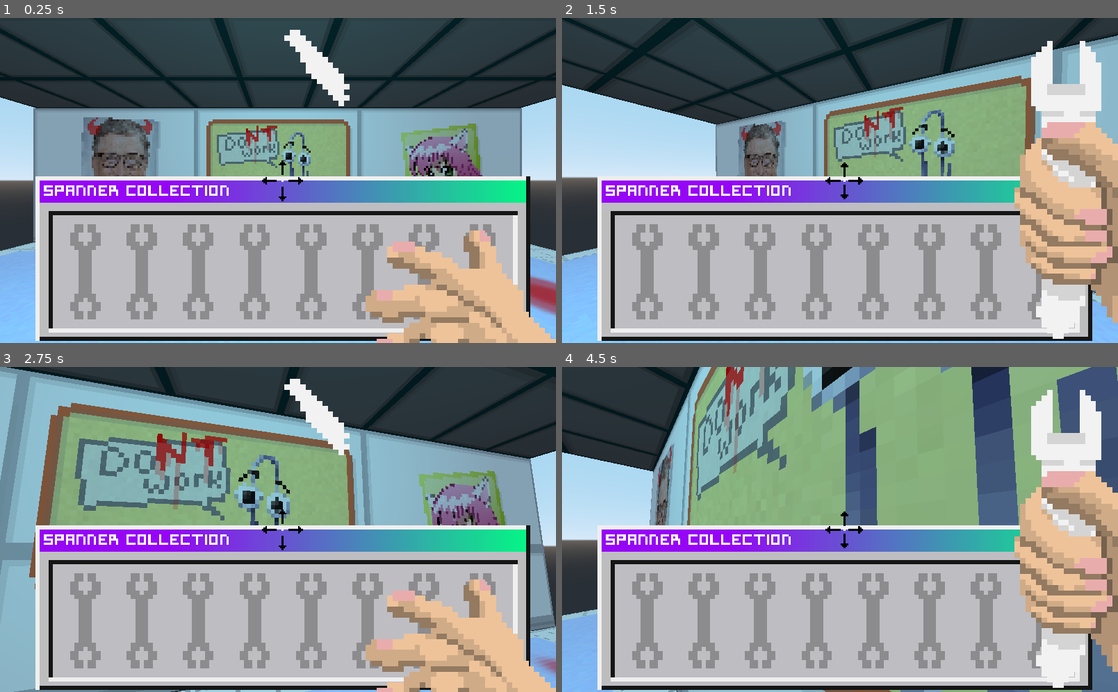
Above: before the commit, frames 1-4 (two rows, left to right).
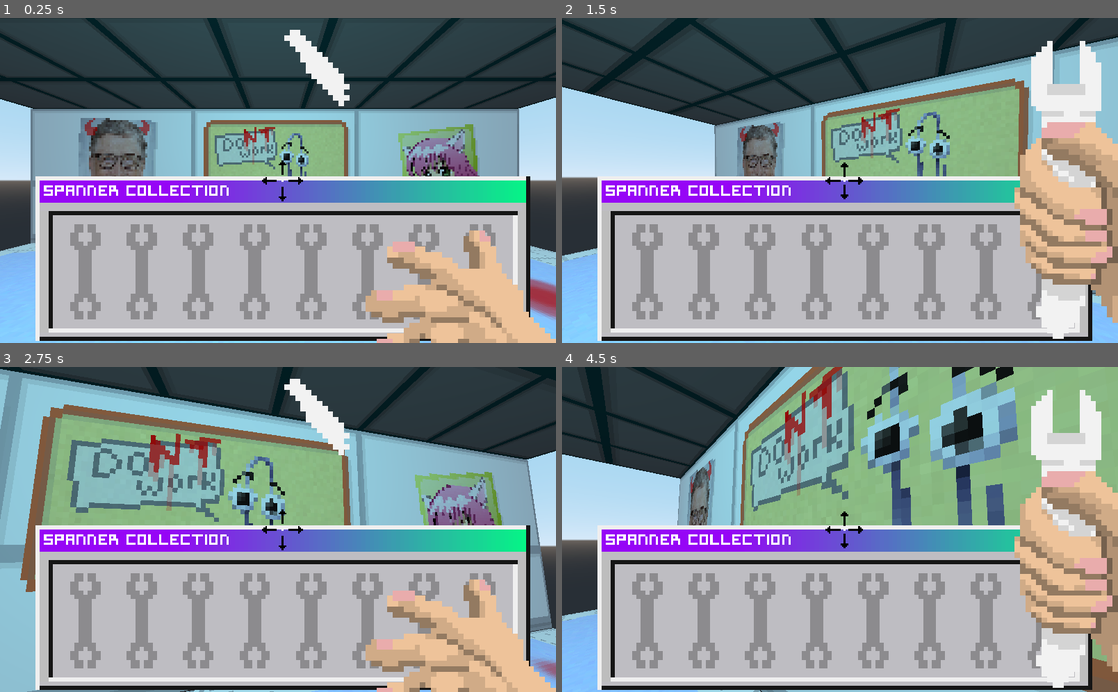
Above: after the commit, the same moments.

Repository: smilo7/fixing_windows_GGJ
Game: Godot game, scene res://World.tscn
Same seed, same stepped clock (60 frames per second), same inputs: the game is played once before the commit and once after it.
Inputs (mouse positions are in pixels of both pictures, inside the frame that each line leads up to):
- Up to frame 1 (0.25 s): no input
- Up to frame 2 (1.5 s): move the mouse to (867, 180) at 0.52 s; press the mouse at (867, 180) at 0.53 s; hold W (move_forwards) from 0.53 s (still down); tap Space (jump) at 0.77 s; move the mouse to (812, 180) at 1.27 s; release the mouse at (812, 180) at 1.28 s; tap Shift (sprint) at 1.35 s
- Up to frame 3 (2.75 s): keep holding W (move_forwards); tap Space (jump) at 1.52 s; move the mouse to (289, 523) at 2.02 s; press the mouse at (289, 523) at 2.03 s
- Up to frame 4 (4.5 s): keep holding W (move_forwards); move the mouse to (834, 536) at 2.77 s; release the mouse at (834, 536) at 2.78 s; tap Shift (sprint) at 2.85, 4.35 s; tap Space (jump) at 3.02, 3.77 s; move the mouse to (878, 532) at 3.52 s; press the mouse at (878, 532) at 3.53 s; move the mouse to (795, 526) at 4.27 s; release the mouse at (795, 526) at 4.28 s

The runs differ from the first frame. In frame 1, 8.1% of the frame differs, in the area x 0-100%, y 0-93%; in frame 2, 7.9%; in frame 3, 14%; in frame 4, 27%, in the area x 0-100%, y 0-100%.

Commit message:
yeah

Diff:
--- a/fixingWindows/Player.gd
+++ b/fixingWindows/Player.gd
@@ -18,7 +18,7 @@
 var rotate = 0
 var jump_time = 0
 var falling = false
-
+var view_x_pos = 0
 # Called when the node enters the scene tree for the first time.
 func _ready():
 	Input.set_mouse_mode(Input.MOUSE_MODE_CAPTURED) #get mouse in centre of screen and set to
@@ -30,7 +30,11 @@
 #for mouse movement
 func _input(event):
 	if event is InputEventMouseMotion:
-		rotation_degrees.x -= MOUSE_SENS * event.relative.y
+		if view_x_pos >= -10 and view_x_pos <= 10:
+			rotation_degrees.x -= MOUSE_SENS * event.relative.y
+			view_x_pos -= MOUSE_SENS * event.relative.y
+			print(view_x_pos)
+
 		rotation_degrees.y -= MOUSE_SENS * event.relative.x
 		rotate -= (MOUSE_SENS * event.relative.x) * 3.141593 / 180
 
--- a/fixingWindows/Player.tscn
+++ b/fixingWindows/Player.tscn
@@ -5,8 +5,8 @@
 [ext_resource path="res://Player.gd" type="Script" id=3]
 [ext_resource path="res://Sprites/spanner_count.png" type="Texture" id=4]
 
-[sub_resource type="CapsuleShape" id=1]
-height = 5.31432
+[sub_resource type="SphereShape" id=3]
+radius = 3.75185
 
 [sub_resource type="Animation" id=2]
 resource_name = "attack"
@@ -41,7 +41,7 @@
 
 [node name="player_collision" type="CollisionShape" parent="."]
 transform = Transform( 1, 0, 0, 0, -1.62921e-07, -1, 0, 1, -1.62921e-07, 0, 2.52049, 0 )
-shape = SubResource( 1 )
+shape = SubResource( 3 )
 
 [node name="RayCast" type="RayCast" parent="."]
 transform = Transform( 1, 0, 0, 0, 1, 0, 0, 0, 1, 0, 0.387993, 0 )
--- a/fixingWindows/World.tscn
+++ b/fixingWindows/World.tscn
@@ -70,9 +70,9 @@
 shape = SubResource( 8 )
 
 [node name="OmniLight" type="OmniLight" parent="."]
-transform = Transform( 0.999975, -0.00331606, 0.00619588, 0.00331612, 0.999995, 3.36317e-12, -0.00619585, 2.05463e-05, 0.999981, 0, 13.0334, 0 )
+transform = Transform( 0.998607, -0.0524073, 0.00619588, 0.0524083, 0.998626, 2.99194e-12, -0.00618737, 0.000324715, 0.999981, 0, 13.0334, 0 )
 light_color = Color( 0.235294, 0.741176, 0.752941, 1 )
 light_energy = 0.61
 light_indirect_energy = 1.04
 light_specular = 0.23
-omni_range = 31.8713
+omni_range = 37.1903
